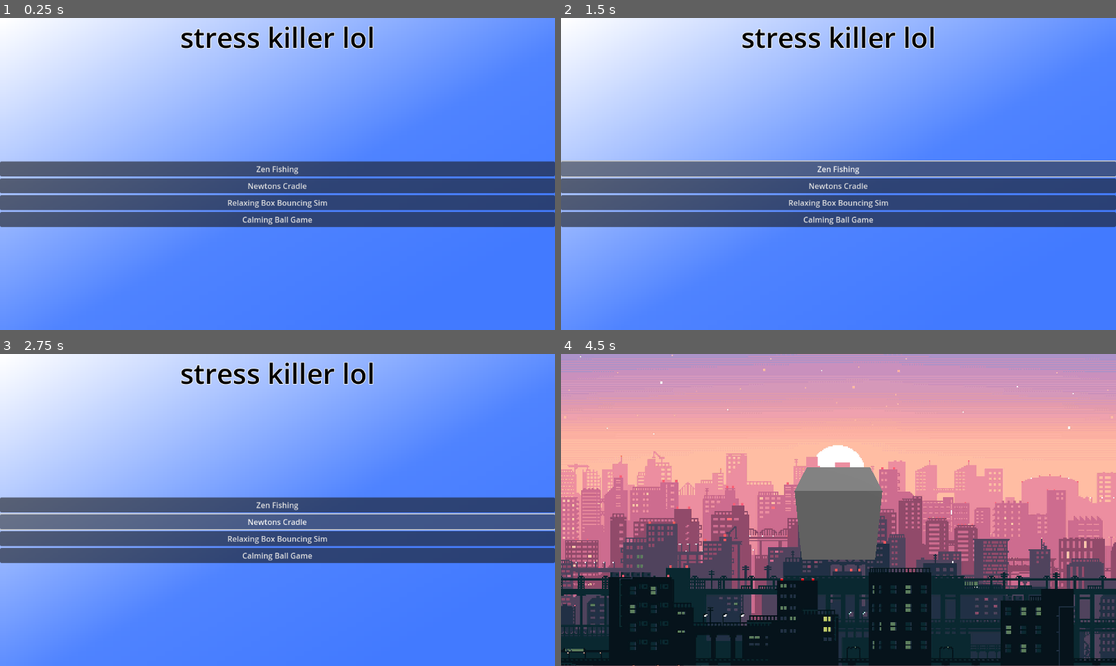
Above: before the commit, frames 1-4 (two rows, left to right).
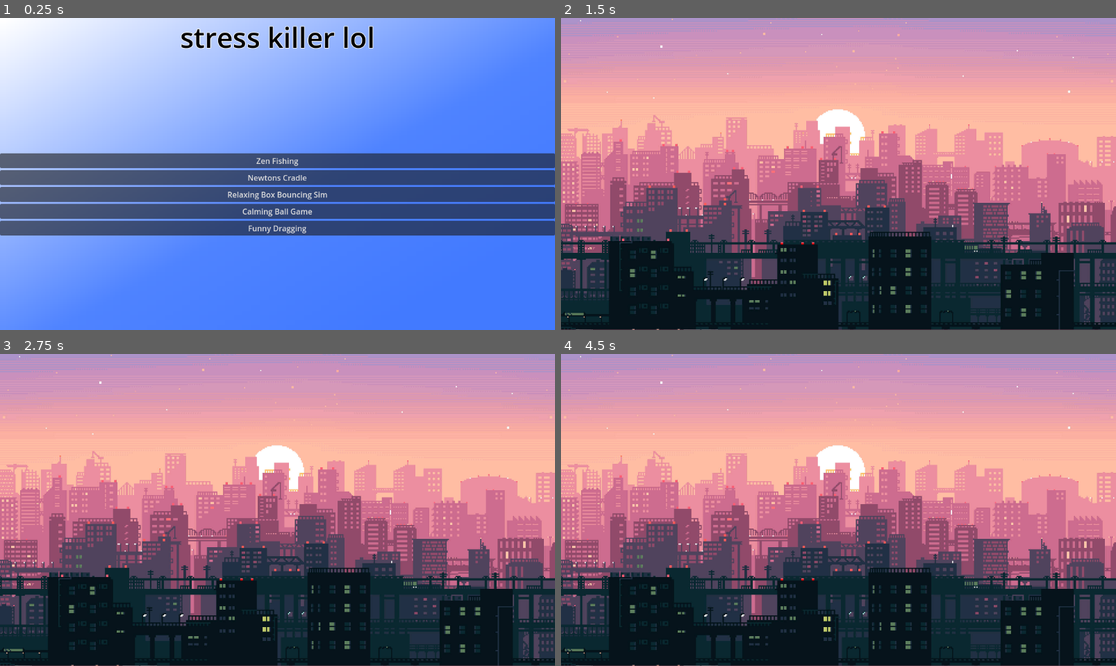
Above: after the commit, the same moments.

Repository: hackthesound/artem
Game: Godot game, scene res://main_gui.tscn
Two runs of this game, one before a commit and one after it. Both use one fixed random seed, a clock stepped at 60 frames per second and the inputs below.
Inputs (mouse positions are in pixels of both pictures, inside the frame that each line leads up to):
- Up to frame 1 (0.25 s): no input
- Up to frame 2 (1.5 s): click (838, 227) at 0.5 s, where only the run after the commit has a clickable "Funny Dragging"; click (838, 167) at 1.25 s, where only the run before the commit has a clickable "Zen Fishing"
- Up to frame 3 (2.75 s): click (277, 522) at 2 s, where only the run before the commit has a clickable "Newtons Cradle"
- Up to frame 4 (4.5 s): click (838, 538) at 2.75 s, where only the run before the commit has a clickable "Relaxing Box Bouncing Sim"; click (838, 556) at 3.5 s, where only the run before the commit has a clickable "Calming Ball Game"

The runs differ from the first frame. In frame 1, 11% of the frame differs, in the area x 0-100%, y 43-70%; in frame 2, 99%; in frame 3, 99%, in the area x 0-100%, y 0-100%; in frame 4, 4.6%.

Commit message:
tried making ball bounce off dynamic screen borders (didn't work well)
big rip to all gamers

Diff:
--- /dev/null
+++ b/RigidBody2D.gd
@@ -0,0 +1,15 @@
+extends RigidBody2D
+
+
+# Called when the node enters the scene tree for the first time.
+func _ready():
+	print("epic") # Replace with function body.
+
+
+# Called every frame. 'delta' is the elapsed time since the previous frame.
+func _process(delta):
+	pass
+
+
+func _on_body_entered(body):
+	print(body)
--- /dev/null
+++ b/dragging_project.tscn
@@ -0,0 +1,53 @@
+[gd_scene load_steps=7 format=3 uid="uid://drqyr7hup6ys6"]
+
+[ext_resource type="Texture2D" uid="uid://blhixfnyet0pm" path="res://pixel-art-lo-fi-city-mvqzjym6ie17firw.jpg" id="1_yibcu"]
+[ext_resource type="Texture2D" uid="uid://cmexnffjbo58q" path="res://New Piskel-2.png" id="2_73i5d"]
+[ext_resource type="Script" path="res://RigidBody2D.gd" id="2_bvc7d"]
+[ext_resource type="PackedScene" uid="uid://csa6mbwspgan5" path="res://world_border.tscn" id="3_jesab"]
+
+[sub_resource type="PhysicsMaterial" id="PhysicsMaterial_md6se"]
+bounce = 1.0
+
+[sub_resource type="CircleShape2D" id="CircleShape2D_dod1x"]
+radius = 47.01
+
+[node name="Dragging project" type="Node"]
+
+[node name="Gui" type="Control" parent="."]
+visibility_layer = 524288
+layout_mode = 3
+anchors_preset = 15
+anchor_right = 1.0
+anchor_bottom = 1.0
+grow_horizontal = 2
+grow_vertical = 2
+
+[node name="TextureRect" type="TextureRect" parent="Gui"]
+visibility_layer = 524288
+layout_mode = 1
+anchors_preset = 15
+anchor_right = 1.0
+anchor_bottom = 1.0
+grow_horizontal = 2
+grow_vertical = 2
+texture = ExtResource("1_yibcu")
+expand_mode = 1
+
+[node name="RigidBody2D" type="RigidBody2D" parent="."]
+position = Vector2(561, -145)
+input_pickable = true
+physics_material_override = SubResource("PhysicsMaterial_md6se")
+script = ExtResource("2_bvc7d")
+
+[node name="CollisionShape2D" type="CollisionShape2D" parent="RigidBody2D"]
+shape = SubResource("CircleShape2D_dod1x")
+
+[node name="Sprite2D" type="Sprite2D" parent="RigidBody2D"]
+position = Vector2(-2.81334e-05, -2.81334e-05)
+scale = Vector2(0.0917968, 0.0917968)
+texture = ExtResource("2_73i5d")
+
+[node name="WorldBorder" parent="." instance=ExtResource("3_jesab")]
+position = Vector2(616, 286)
+
+[connection signal="body_entered" from="RigidBody2D" to="RigidBody2D" method="_on_body_entered"]
--- a/main_gui.tscn
+++ b/main_gui.tscn
@@ -78,3 +78,9 @@
 text = "Calming Ball Game"
 script = ExtResource("1_4qkqc")
 sceneToLoad = "ballgame.tscn"
+
+[node name="Funny Dragging" type="Button" parent="VBoxContainer"]
+layout_mode = 2
+text = "Funny Dragging"
+script = ExtResource("1_4qkqc")
+sceneToLoad = "dragging_project.tscn"
--- /dev/null
+++ b/world_border.gd
@@ -0,0 +1,21 @@
+extends StaticBody2D
+
+
+# Called when the node enters the scene tree for the first time.
+
+func _ready():
+	get_tree().get_root().size_changed.connect(_on_viewport_resize)
+	_on_viewport_resize()
+
+# Called every frame. 'delta' is the elapsed time since the previous frame.
+func _process(delta):
+	pass
+
+func _on_viewport_resize():
+	var newSize = get_viewport().get_visible_rect().size
+	self.set_position(Vector2(newSize.x/2,newSize.y/2))
+	for child in self.get_children():
+		if child is CollisionShape2D and child.shape is WorldBoundaryShape2D:
+			child.shape.distance = -0.5 * (child.shape.normal.x*newSize.x+child.shape.normal.y*newSize.y)
+			child.disabled = false
+			print(child.shape.distance)
--- /dev/null
+++ b/world_border.tscn
@@ -0,0 +1,38 @@
+[gd_scene load_steps=6 format=3 uid="uid://csa6mbwspgan5"]
+
+[ext_resource type="Script" path="res://world_border.gd" id="1_1gllx"]
+
+[sub_resource type="WorldBoundaryShape2D" id="WorldBoundaryShape2D_fbex8"]
+distance = 100000.0
+
+[sub_resource type="WorldBoundaryShape2D" id="WorldBoundaryShape2D_3dsv1"]
+normal = Vector2(1, 0)
+distance = 100000.0
+
+[sub_resource type="WorldBoundaryShape2D" id="WorldBoundaryShape2D_11h25"]
+normal = Vector2(-1, 0)
+distance = -10000.0
+
+[sub_resource type="WorldBoundaryShape2D" id="WorldBoundaryShape2D_63xnd"]
+normal = Vector2(0, 1)
+distance = -10000.0
+
+[node name="WorldBorder" type="StaticBody2D"]
+script = ExtResource("1_1gllx")
+
+[node name="Bottom" type="CollisionShape2D" parent="."]
+shape = SubResource("WorldBoundaryShape2D_fbex8")
+disabled = true
+
+[node name="Left" type="CollisionShape2D" parent="."]
+shape = SubResource("WorldBoundaryShape2D_3dsv1")
+disabled = true
+
+[node name="Right" type="CollisionShape2D" parent="."]
+shape = SubResource("WorldBoundaryShape2D_11h25")
+disabled = true
+
+[node name="Top" type="CollisionShape2D" parent="."]
+shape = SubResource("WorldBoundaryShape2D_63xnd")
+disabled = true
+one_way_collision = true
Binary file added: New Piskel-1.png
Not shown, added: New Piskel-1.png.import
Binary file added: New Piskel-2.png
Not shown, added: New Piskel-2.png.import
